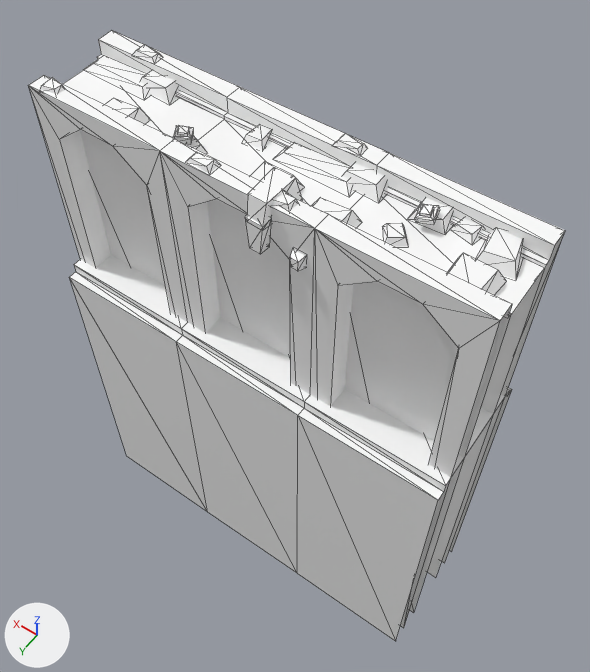
Renders of the glTF model assets/synty/simple_fantasy/models/SF_Bld_Elven_Castle_Wall_03.glb from each side of a commit.
Camera for both pictures: a camera (50 mm lens) standing at (-0.105, 0.137, 0.345) and looking at (0.001, -0.012, 0.111). Lighting does not change. The marker at lower left points along +X, +Y and +Z. Mesh edges are drawn as thin lines.

The first picture shows 'SF_Bld_Elven_Castle_Wall_03'.
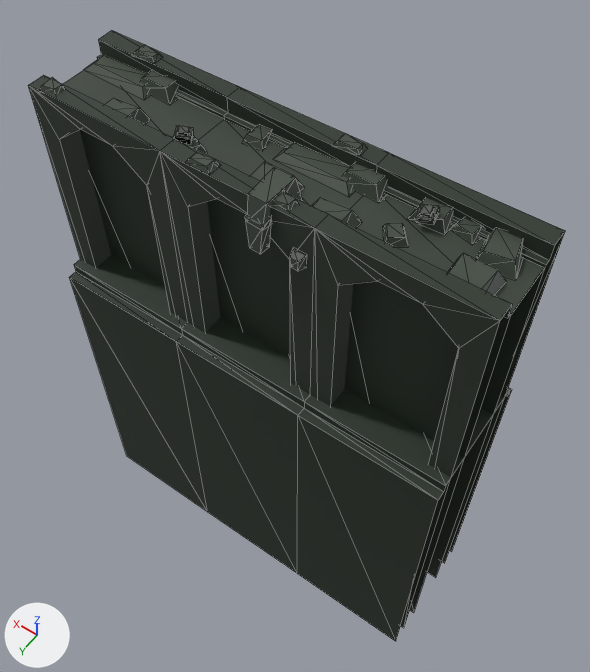
Pixel boxes [x1, y1, x2, y2] of what changed, in the pictures (590 x 672 px):
'SF_Bld_Elven_Castle_Wall_03', surface changed (grey to black)
    both: [28, 31, 565, 641]

Edits to the bpy script that builds the scene:
```text
Add img_undead_footman_01:
    img_undead_footman_01 = load_image('Undead_Footman_01', '_unpacked/Undead_Footman_01', 512, 512, 'sRGB')
Change mat_lambert1:
    remove mat_lambert1.base_color = (1.0, 1.0, 1.0)  # white #ffffff
    add mat_lambert1.texture = img_undead_footman_01
```
